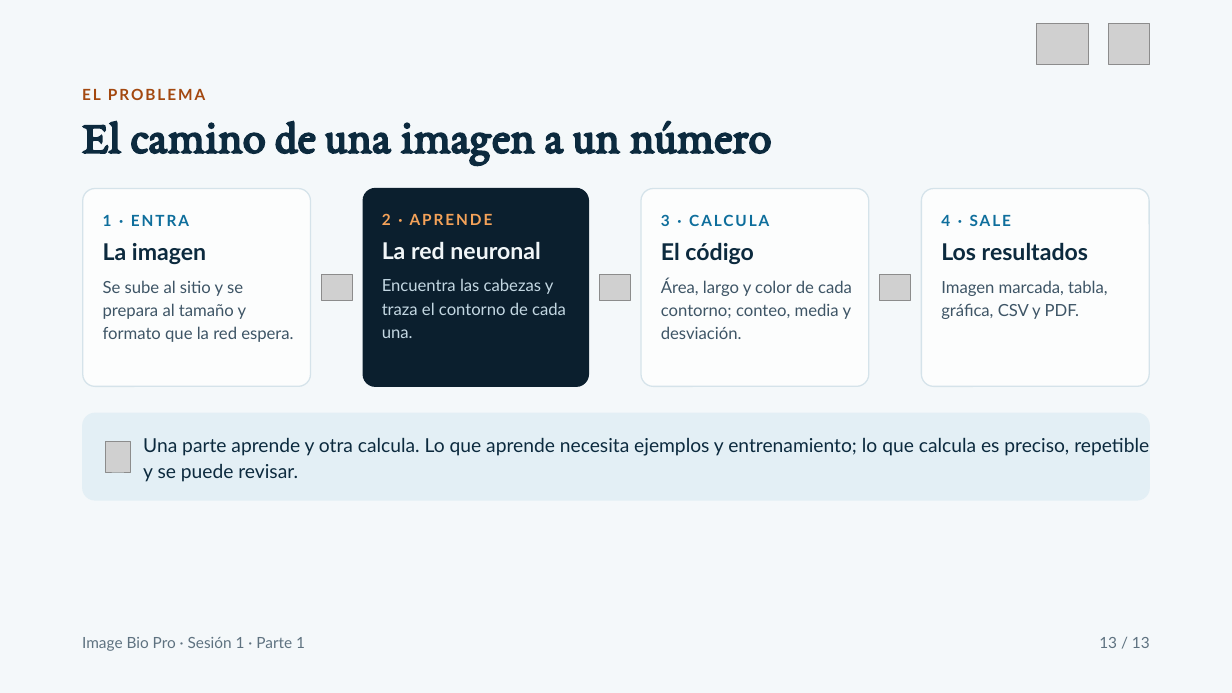
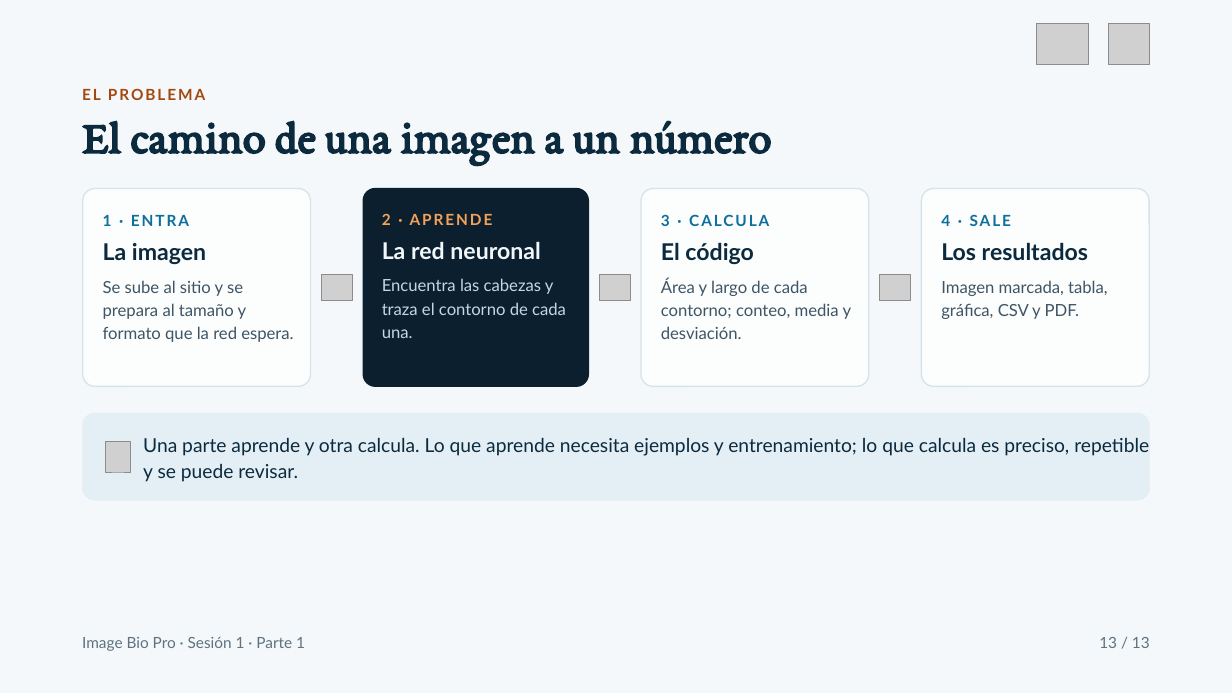
Before and after one commit to ErickJester/image-bio-pro, a slide deck: slide 13 of docs/capacitacion/guion youtube/Image Bio Pro · Sesión 1 · Video 1 El problema.pptx. Drawn at 1232x693 pixels with LibreOffice and Linux fonts; fonts in the diff are those of the drawing; grey boxes stand for pictures. Boxes give left, top, right and bottom in pixels: in the first picture for what was removed or moved away, otherwise in the second. Text is boxed around its words. In the diff, an @@ line names an element or a change of style, - is before the commit and + after.

```diff
--- a/docs/capacitacion/guion youtube/Image Bio Pro · Sesión 1 · Video 1 El problema.pptx
+++ b/docs/capacitacion/guion youtube/Image Bio Pro · Sesión 1 · Video 1 El problema.pptx
@@ text at (661, 279, 852, 339): text changed @@
-Área, largo y color de cada contorno; conteo, media y desviación.
+Área y largo de cada contorno; conteo, media y desviación.
```
Also in this commit, not shown: 2 other slides changed, 37 other files.
